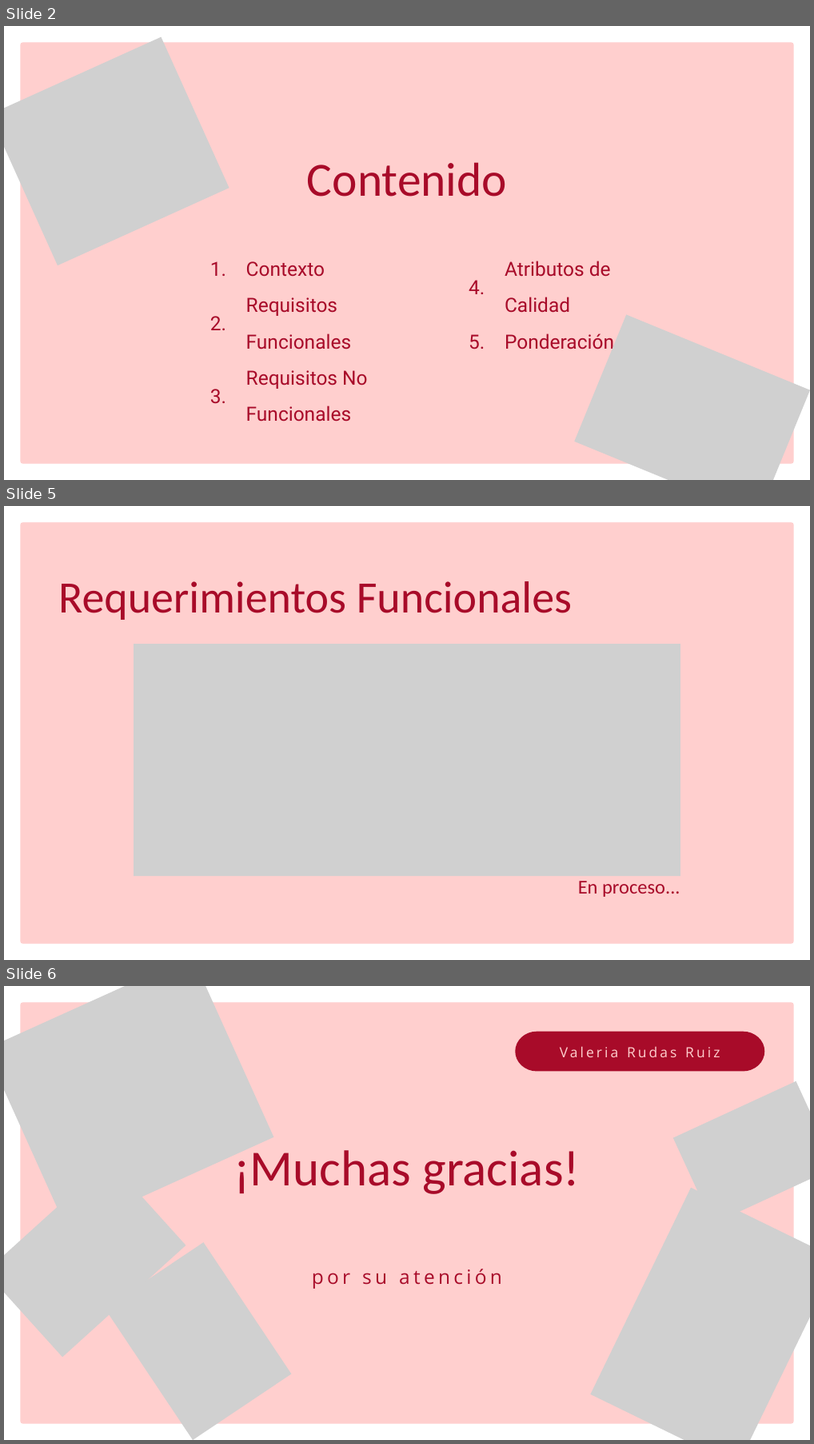
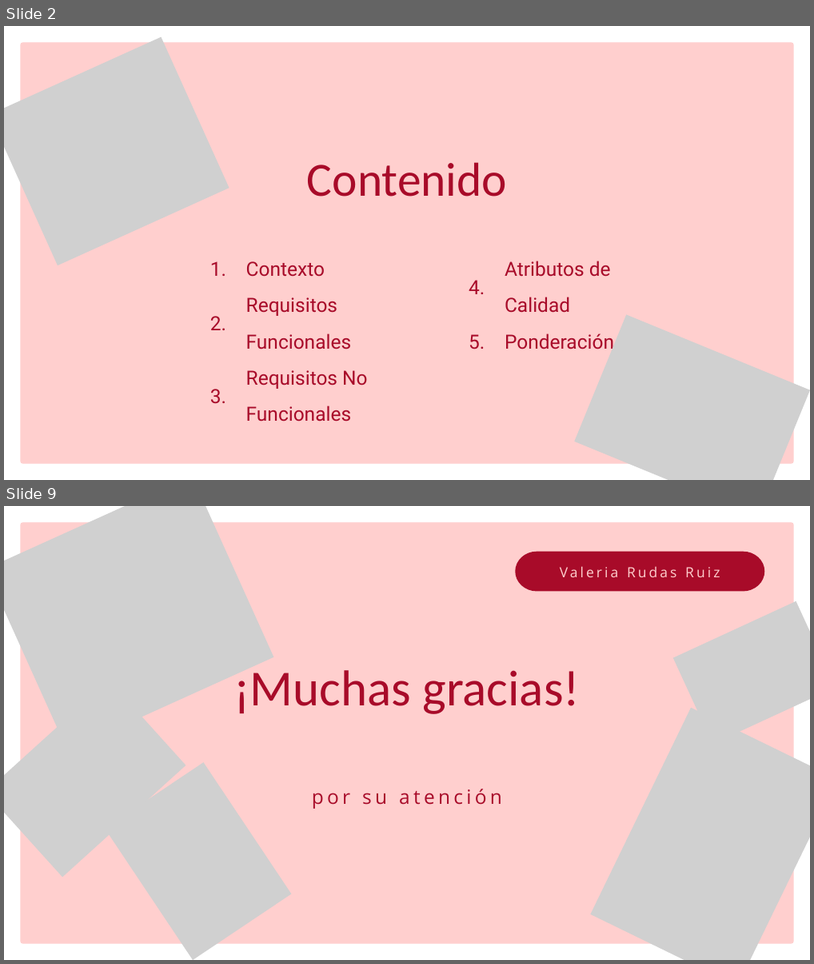
Before and after one commit to Jucer74/SoftwareArchitecture, a slide deck: Project/Context/Varime.Context.pptx. Shown one above the other, each under a label of ours: slides 2, 5 and 6 before the commit, slides 2 and 9 after it; the slides between them are not shown. The pictures are 814x1444 and 814x964 pixels, drawn with LibreOffice and Linux fonts; fonts in the diff are those of the drawing; grey boxes stand for pictures. Boxes give left, top, right and bottom in pixels: in the first picture for what was removed or moved away, otherwise in the second. Text is boxed around its words. In the diff, an @@ line names an element or a change of style, - is before the commit and + after.

```diff
--- a/Project/Context/Varime.Context.pptx
+++ b/Project/Context/Varime.Context.pptx
@@ slide 5 removed at [4,506,810,960], background #FFFFFF @@
@@ freeform shape removed at [20,522,794,943] @@
@@ text removed at [58,581,572,620] @@
-Requerimientos Funcionales
@@ picture removed at [134,644,681,876] @@
@@ text removed at [578,880,681,896] @@
-En proceso...
@@ what was slide 6 is now slide 9 @@
```
Also in this commit, not shown: 2 slides changed, 4 slides added.
